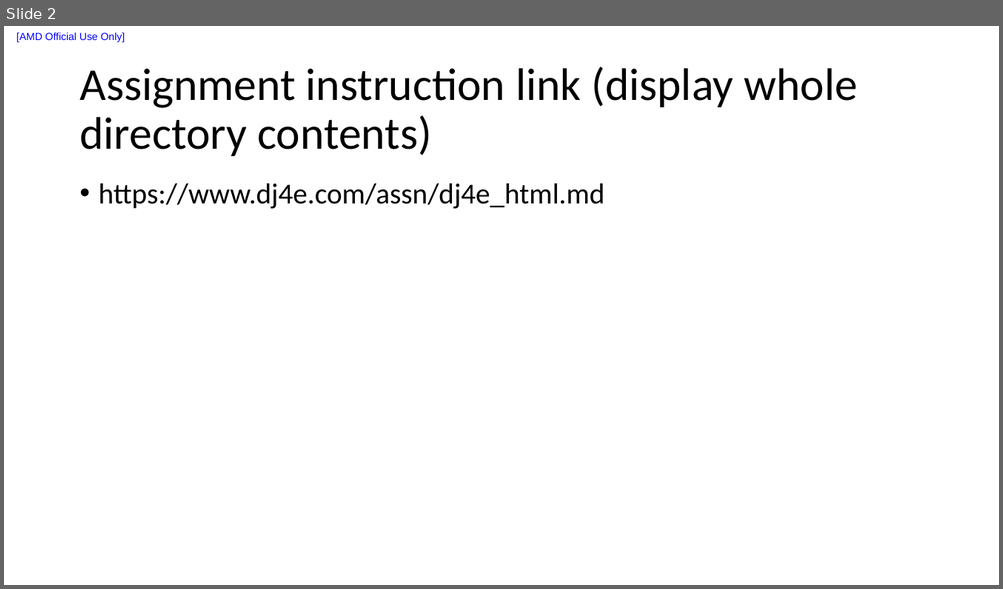
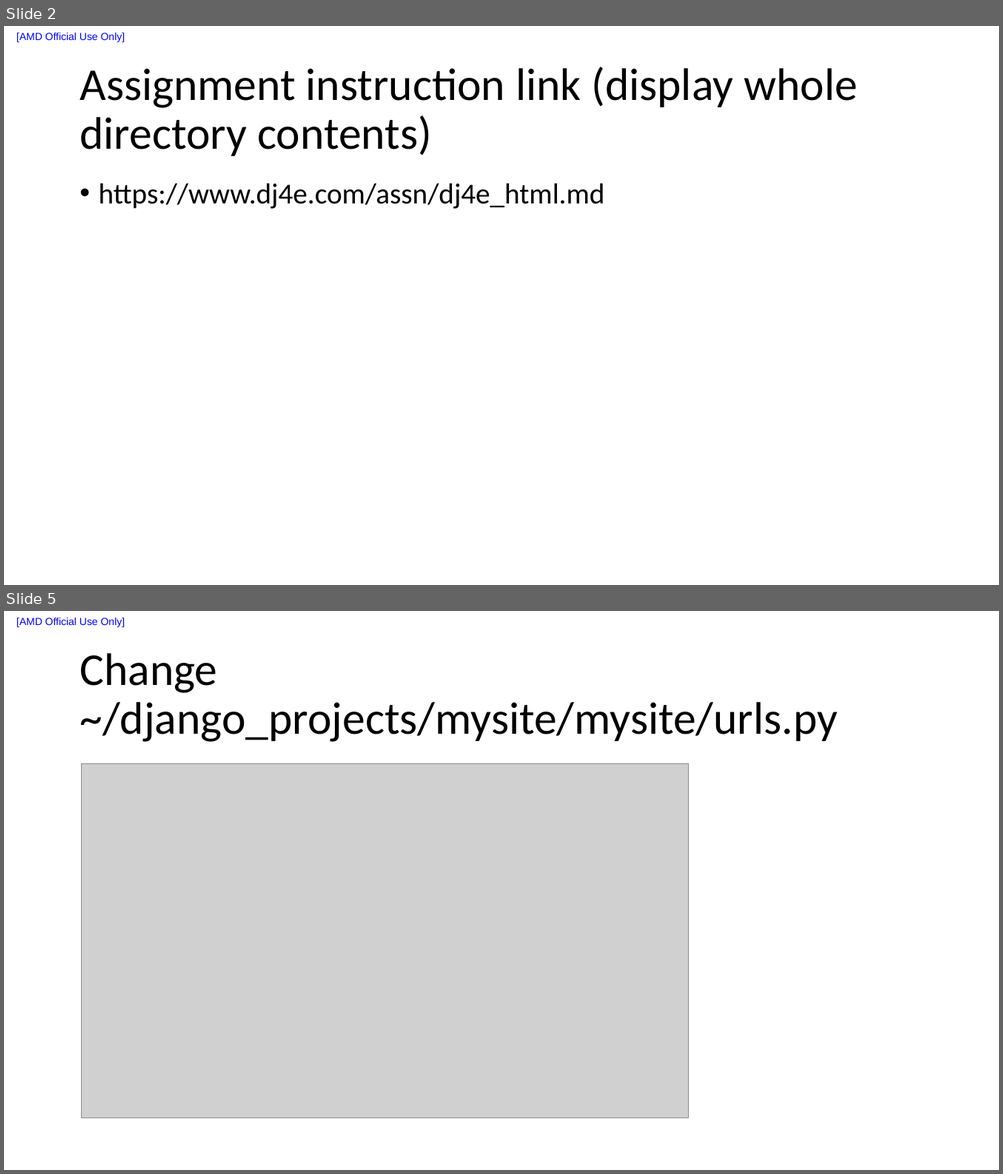
Before and after one commit to liuxu-github-ui/Django, a slide deck: Web Application Technologies and Django/week3/Add HTML content assginment.pptx. Shown one above the other, each under a label of ours: slide 2 before the commit, slides 2 and 5 after it; the slides between them are not shown. The pictures are 1003x589 and 1003x1174 pixels, drawn with LibreOffice and Linux fonts; fonts in the diff are those of the drawing; grey boxes stand for pictures. Boxes give left, top, right and bottom in pixels: in the first picture for what was removed or moved away, otherwise in the second. Text is boxed around its words. In the diff, an @@ line names an element or a change of style, - is before the commit and + after.

```diff
--- a/Web Application Technologies and Django/week3/Add HTML content assginment.pptx
+++ b/Web Application Technologies and Django/week3/Add HTML content assginment.pptx
@@ slide 5 added at bbox=[4, 611, 999, 1170], background #FFFFFF; not listed: 1 template element that a slide beside it also shows @@
@@ title added at bbox=[79, 653, 837, 742], 44 pt, text #000000 @@
+Change ~/django_projects/mysite/mysite/urls.py
@@ picture added at bbox=[81, 764, 688, 1119] @@
```
Also in this commit, not shown: 1 slide changed, 2 other slides added, 3 other files.
